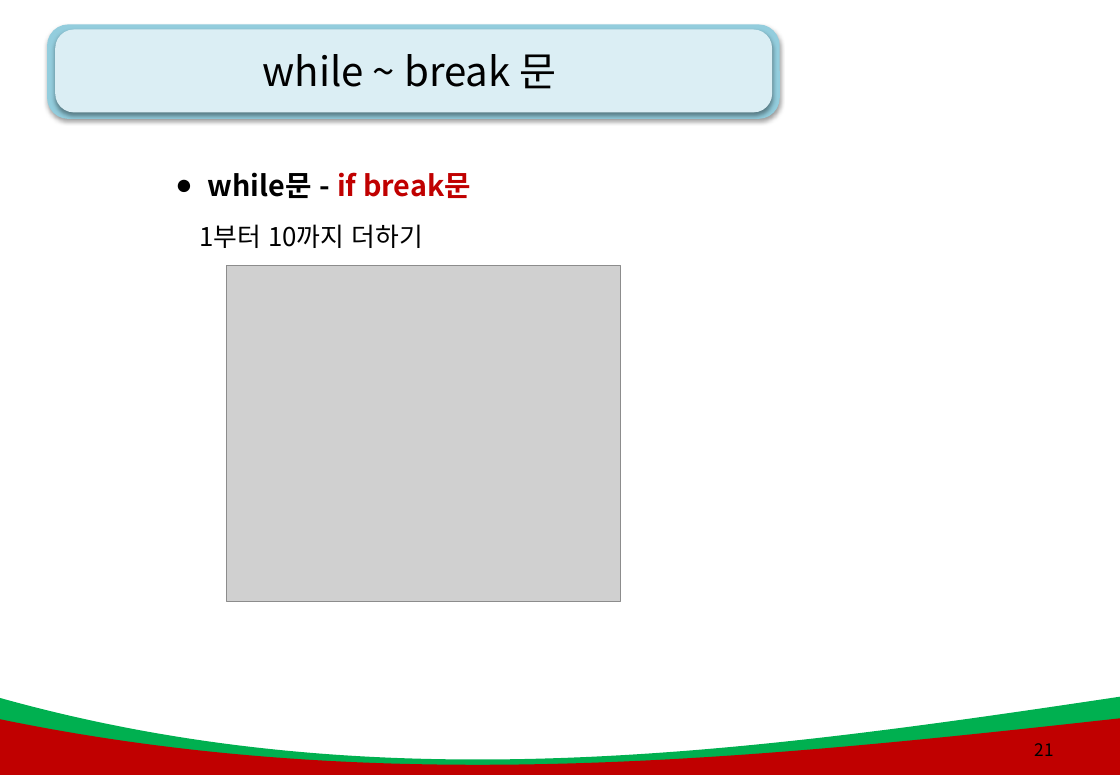
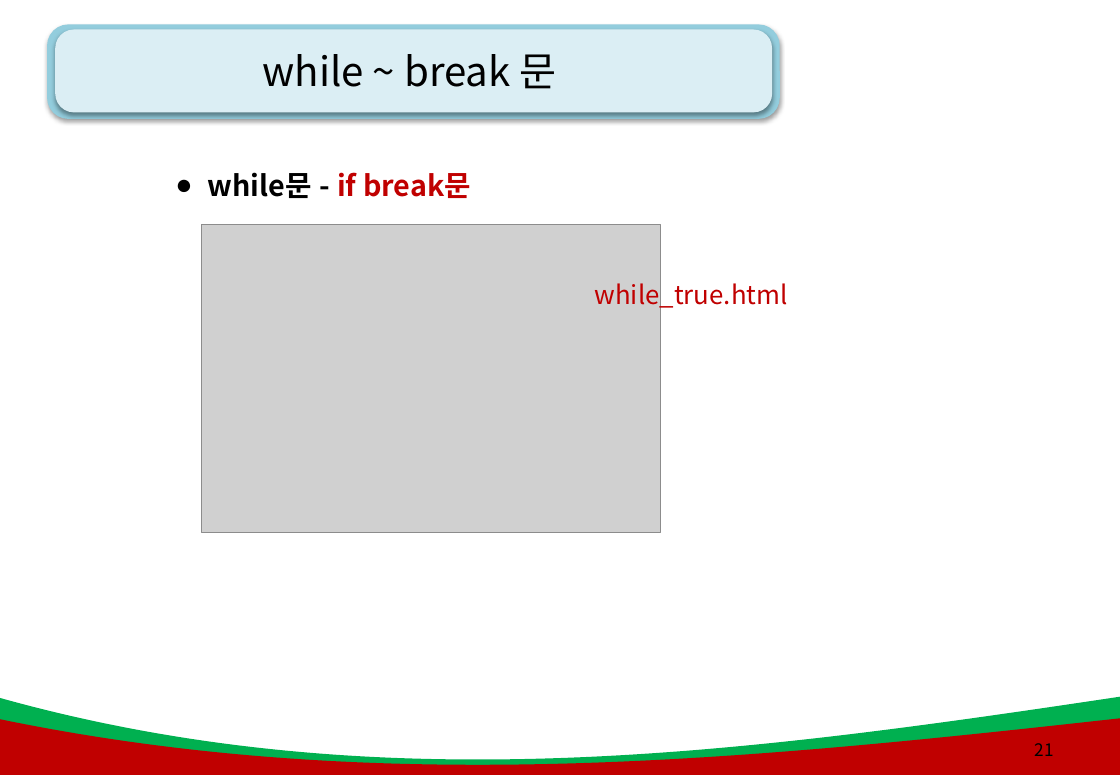
Before and after one commit to kiyongee2/green_project_web, a slide deck: slide 21 of js_ppt/3강. js_제어문(조건,반복).pptx. Drawn at 1120x775 pixels with LibreOffice and Linux fonts; fonts in the diff are those of the drawing; grey boxes stand for pictures; background and template pictures are left out. Boxes give left, top, right and bottom in pixels: in the first picture for what was removed or moved away, otherwise in the second. Text is boxed around its words. In the diff, an @@ line names an element or a change of style, - is before the commit and + after.

```diff
--- a/js_ppt/3강. js_제어문(조건,반복).pptx
+++ b/js_ppt/3강. js_제어문(조건,반복).pptx
@@ text removed at bbox=[199, 224, 423, 248] @@
-1부터 10까지 더하기
@@ picture: place and size @@
-picture at bbox=[226, 266, 622, 602]
+picture at bbox=[202, 225, 660, 534]
@@ text added at bbox=[595, 278, 788, 311], 18 pt, text #C00000 @@
+while_true.html
```
Also in this commit, not shown: 16 other slides changed, 47 other files.
